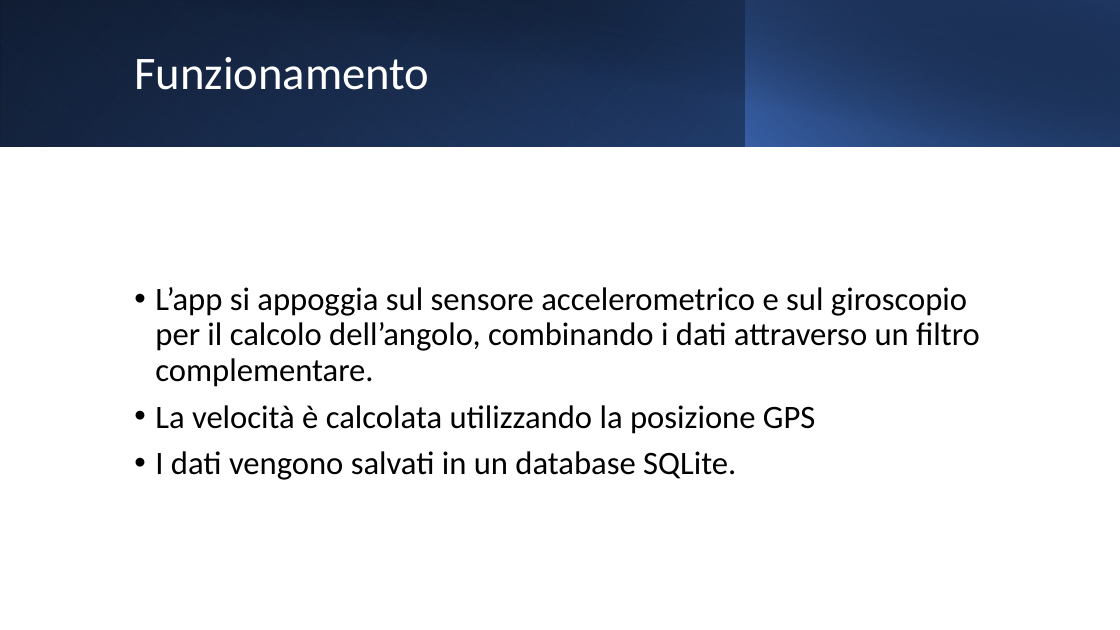
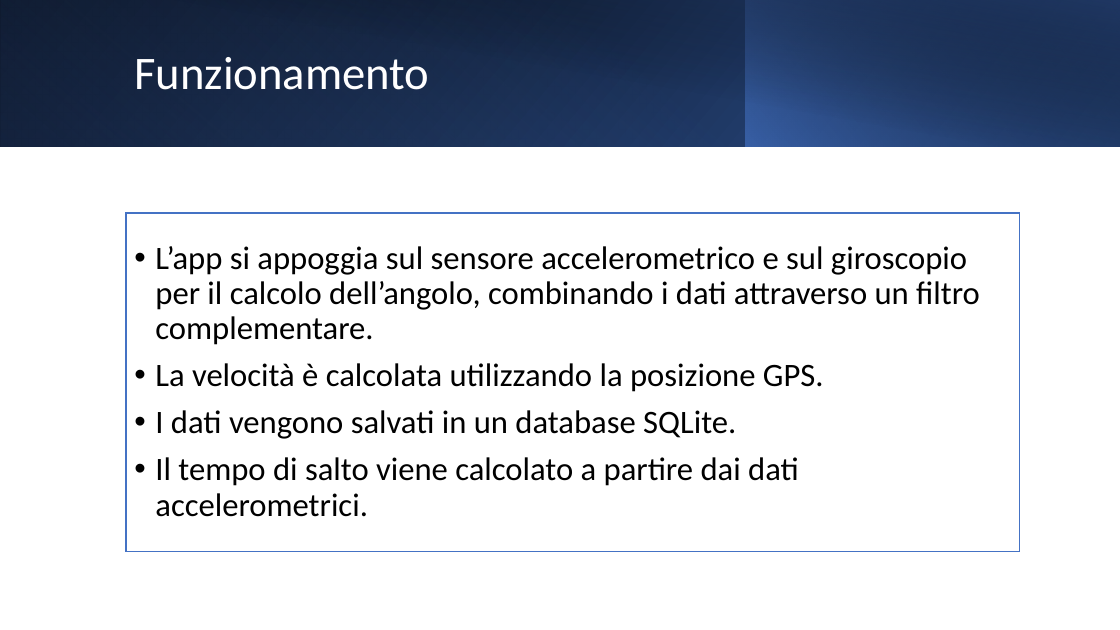
Before and after one commit to Alby-C/MA-IoT, a slide deck: slide 5 of BikeActivity.pptx. Drawn at 1120x630 pixels with LibreOffice and Linux fonts; fonts in the diff are those of the drawing. Boxes give left, top, right and bottom in pixels: in the first picture for what was removed or moved away, otherwise in the second. Text is boxed around its words. In the diff, an @@ line names an element or a change of style, - is before the commit and + after.

```diff
--- a/BikeActivity.pptx
+++ b/BikeActivity.pptx
@@ text "L’app si appoggia sul sensore ...": place and size @@
-text "L’app si appoggia sul sensore ..." at [155,287,980,480]
+text "L’app si appoggia sul sensore ..." at [126,213,1019,552]
@@ text "L’app si appoggia sul sensore ..." at [126,213,1019,552]: fill none to #FFFFFF; outline none to #4472C4 1 pt @@
@@ text at [155,363,824,392]: text changed @@
-• La velocità è calcolata utilizzando la posizione GPS
+• La velocità è calcolata utilizzando la posizione GPS.
@@ text at [155,457,799,517]: paragraph added @@
+• Il tempo di salto viene calcolato a partire dai dati accelerometrici.
```
Also in this commit, not shown: 5 other slides changed, 8 slides added.
